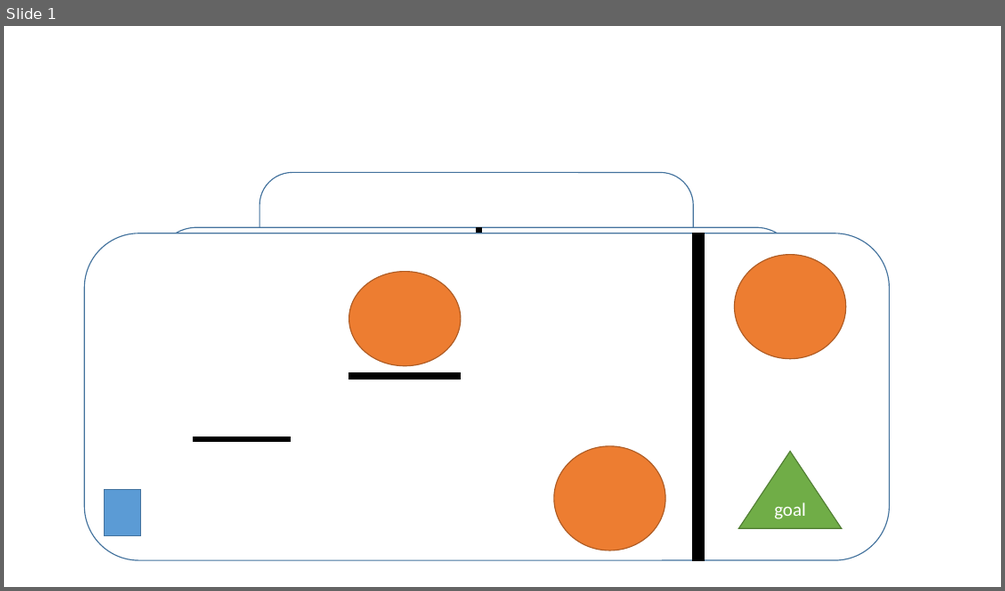
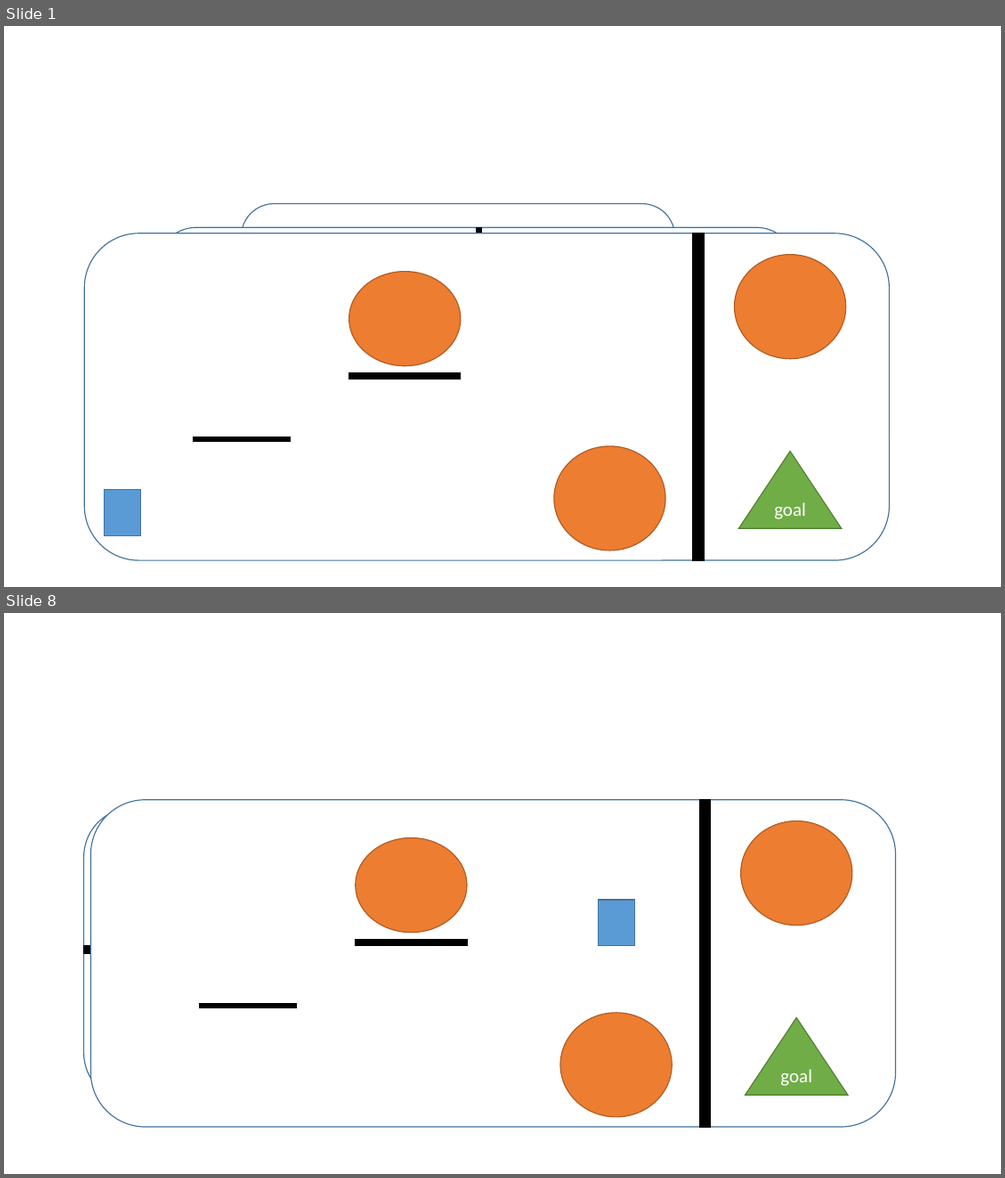
Before and after one commit to YangYang-Sam/Team-X-Masterpiece, a slide deck: Design/Veil Mechanic Example.pptx. Shown one above the other, each under a label of ours: slide 1 before the commit, slides 1 and 8 after it; the slides between them are not shown. The pictures are 1005x591 and 1005x1178 pixels, drawn with LibreOffice and Linux fonts; fonts in the diff are those of the drawing. Boxes give left, top, right and bottom in pixels: in the first picture for what was removed or moved away, otherwise in the second. Text is boxed around its words. In the diff, an @@ line names an element or a change of style, - is before the commit and + after.

```diff
--- a/Design/Veil Mechanic Example.pptx
+++ b/Design/Veil Mechanic Example.pptx
@@ slide 8 added at box(4, 613, 1001, 1174), background #FFFFFF @@
@@ rounded rectangle added at box(84, 808, 863, 1102), fill #FFFFFF, outline #43739E 1 pt @@
@@ rounded rectangle added at box(90, 808, 876, 1109), fill #FFFFFF, outline #43739E 1 pt @@
@@ group added at box(90, 800, 896, 1127): 3 rectangles, 3 ellipses, 1 rounded rectangle, 1 triangle @@
+goal
@@ rectangle added at box(599, 900, 635, 946), fill #5B9BD5, outline #43739E 1 pt @@
@@ rectangle added at box(84, 946, 435, 953), fill #000000, outline #000000 1 pt @@
@@ slide 1 changed as well @@
@@ rounded rectangle: place and size @@
-rounded rectangle at box(259, 173, 694, 370)
+rounded rectangle at box(241, 204, 675, 401)
```
Also in this commit, not shown: 6 other slides added.
